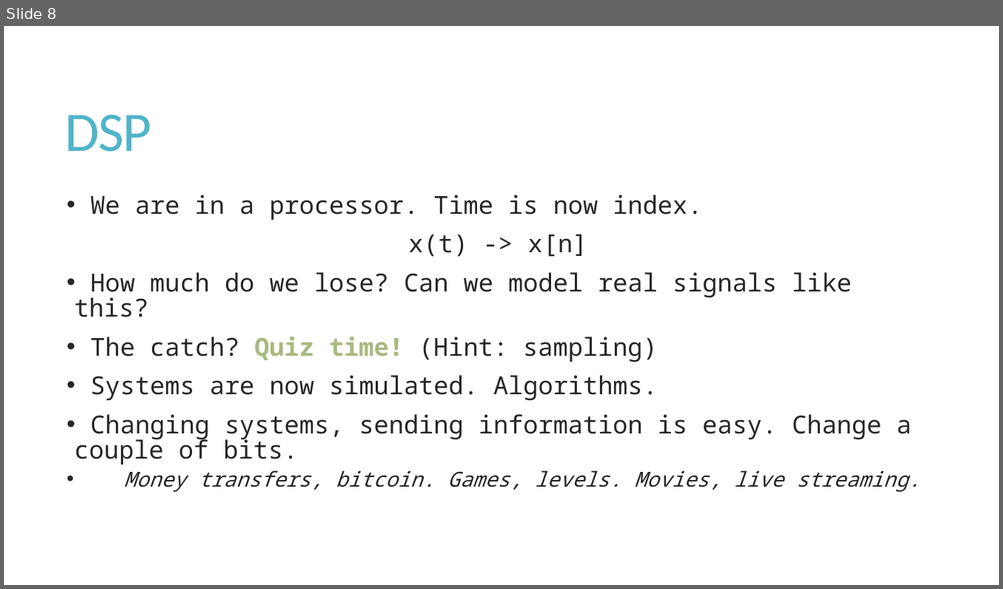
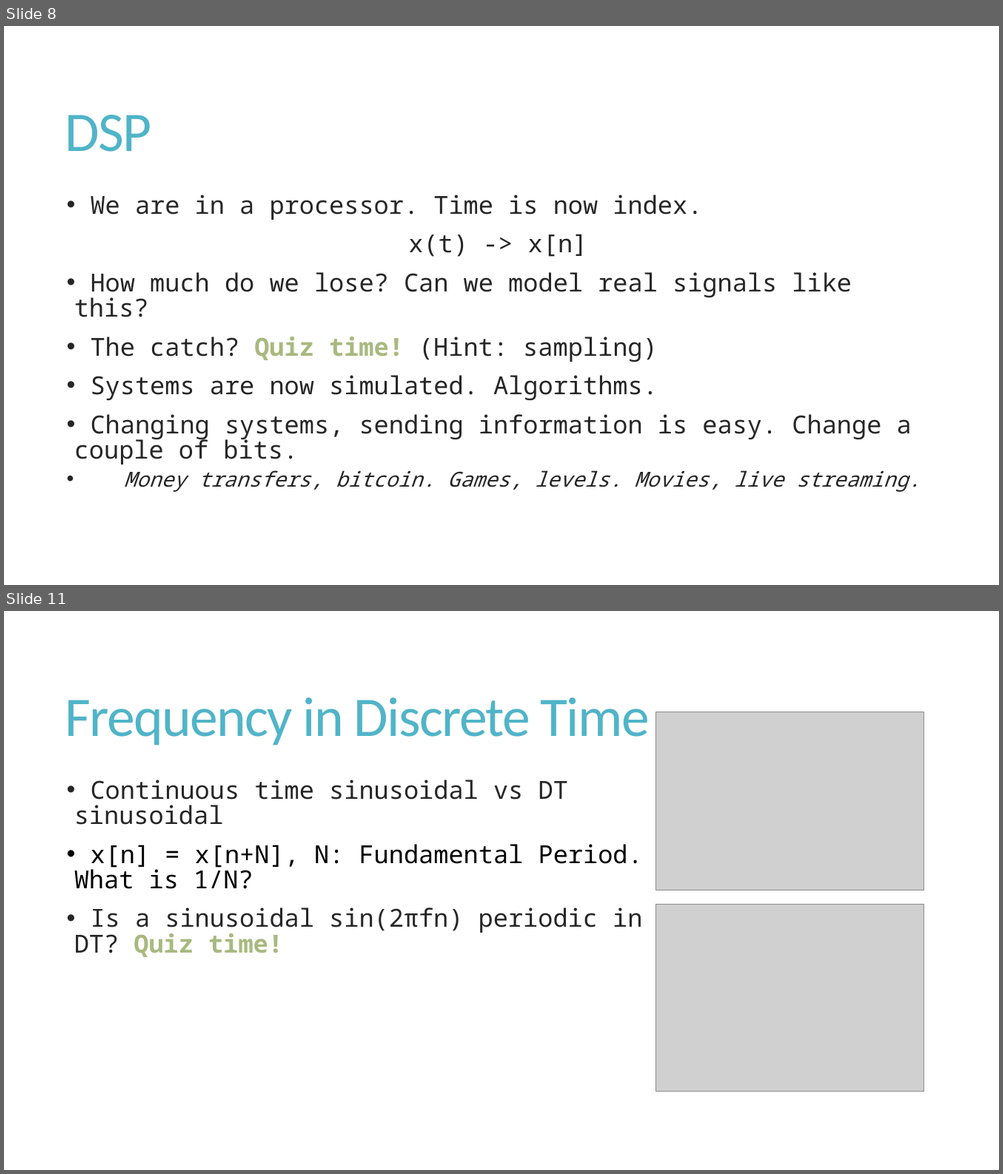
Before and after one commit to mrsfgl/ece466_dsp_ss2022, a slide deck: Lecture Slides/Lecture_0.pptx. Shown one above the other, each under a label of ours: slide 8 before the commit, slides 8 and 11 after it; the slides between them are not shown. The pictures are 1003x589 and 1003x1174 pixels, drawn with LibreOffice and Linux fonts; fonts in the diff are those of the drawing; grey boxes stand for pictures. Boxes give left, top, right and bottom in pixels: in the first picture for what was removed or moved away, otherwise in the second. Text is boxed around its words. In the diff, an @@ line names an element or a change of style, - is before the commit and + after.

```diff
--- a/Lecture Slides/Lecture_0.pptx
+++ b/Lecture Slides/Lecture_0.pptx
@@ slide 11 added at [4, 611, 999, 1170], background #FFFFFF @@
@@ title added at [65, 698, 649, 745], 54 pt, text #50B4C8 @@
+Frequency in Discrete Time
@@ picture added at [656, 712, 924, 891] @@
@@ text added at [74, 780, 643, 957], 24 pt, text #262626 @@
+• Continuous time sinusoidal vs DT sinusoidal
+• x[n] = x[n+N], N: Fundamental Period. What is 1/N?
+• Is a sinusoidal sin(2πfn) periodic in DT? Quiz time!
@@ picture added at [656, 905, 924, 1092] @@
```
Also in this commit, not shown: 6 slides changed, 2 other slides added, 1 slide removed, 7 other files.
